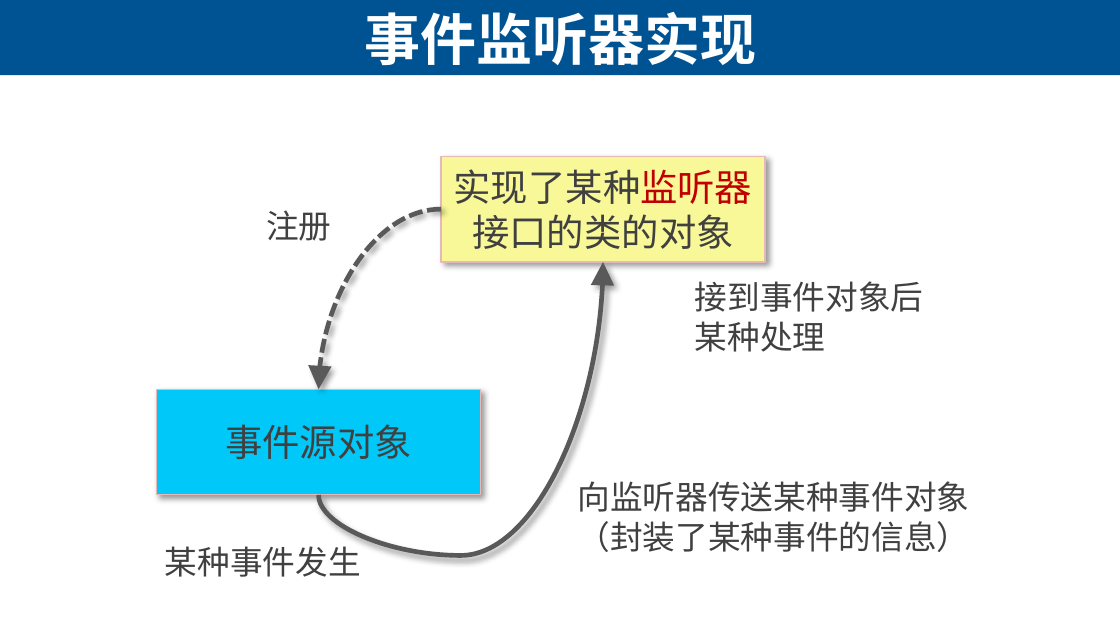
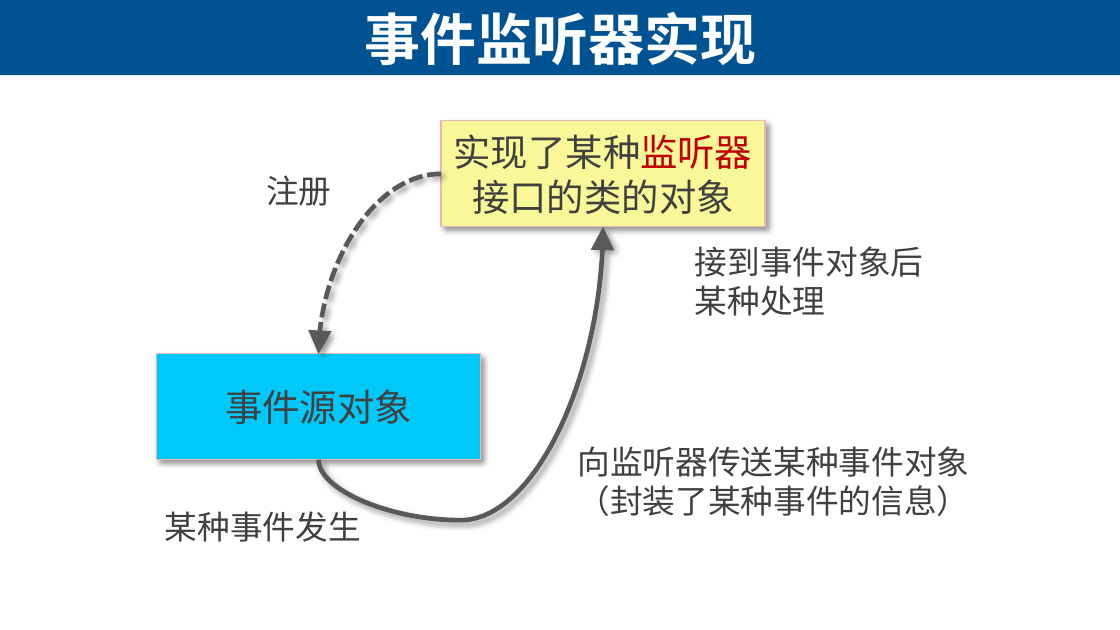
Before and after one commit to lihuanzhen2016/app-test-2019, a slide deck: slide 21 of ppt/05 Android App的开发-用户界面基础.pptx. Drawn at 1120x630 pixels with LibreOffice and Linux fonts; fonts in the diff are those of the drawing. Boxes give left, top, right and bottom in pixels: in the first picture for what was removed or moved away, otherwise in the second. Text is boxed around its words. In the diff, an @@ line names an element or a change of style, - is before the commit and + after.

```diff
--- a/ppt/05 Android App的开发-用户界面基础.pptx
+++ b/ppt/05 Android App的开发-用户界面基础.pptx
@@ 4 texts, 2 rectangles, 2 curved arrows: place and size @@
-4 texts, 2 rectangles, 2 curved arrows at [157,157,970,577]
+4 texts, 2 rectangles, 2 curved arrows at [157,121,970,542]
```
Also in this commit, not shown: 6 other slides changed, 3 slides added, 4 other files.
